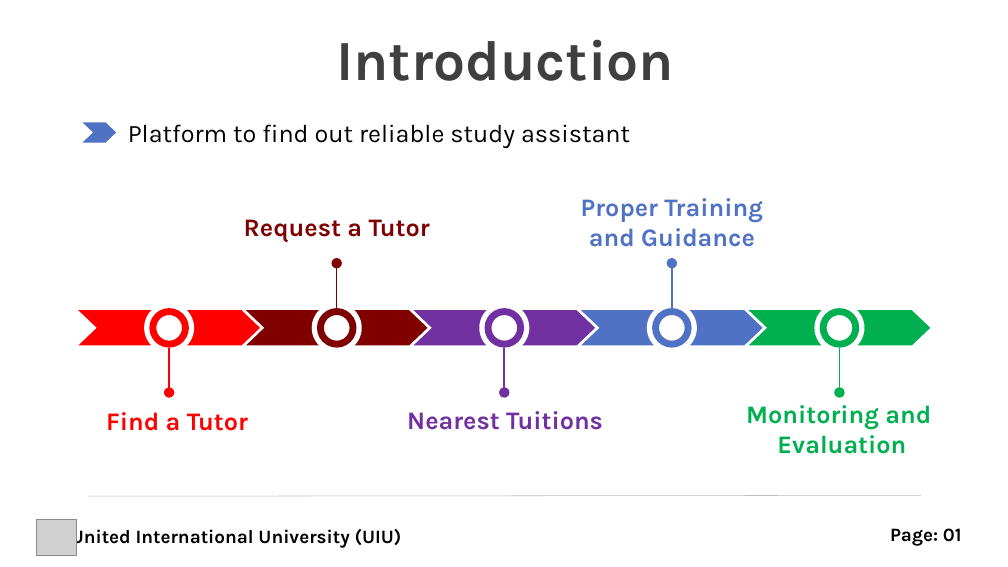
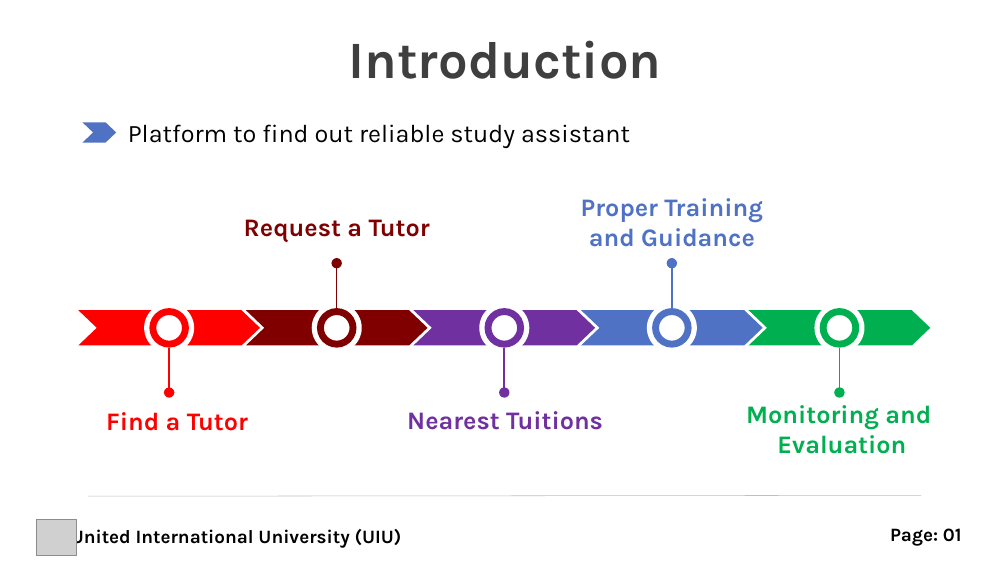
Before and after one commit to rayhanalshorif133/MSCSE-UIU, a slide deck: slide 2 of CSE-6159-SSA/ProTutorBD.pptx. Drawn at 1008x567 pixels with LibreOffice and Linux fonts; fonts in the diff are those of the drawing; grey boxes stand for pictures. Boxes give left, top, right and bottom in pixels: in the first picture for what was removed or moved away, otherwise in the second. Text is boxed around its words. In the diff, an @@ line names an element or a change of style, - is before the commit and + after.

```diff
--- a/CSE-6159-SSA/ProTutorBD.pptx
+++ b/CSE-6159-SSA/ProTutorBD.pptx
@@ text "Introduction" at (x1=349, y1=40, x2=662, y2=79): size 54 to 50 pt @@
```
Also in this commit, not shown: 6 other slides changed, 6 slides added, 2 slides removed.
